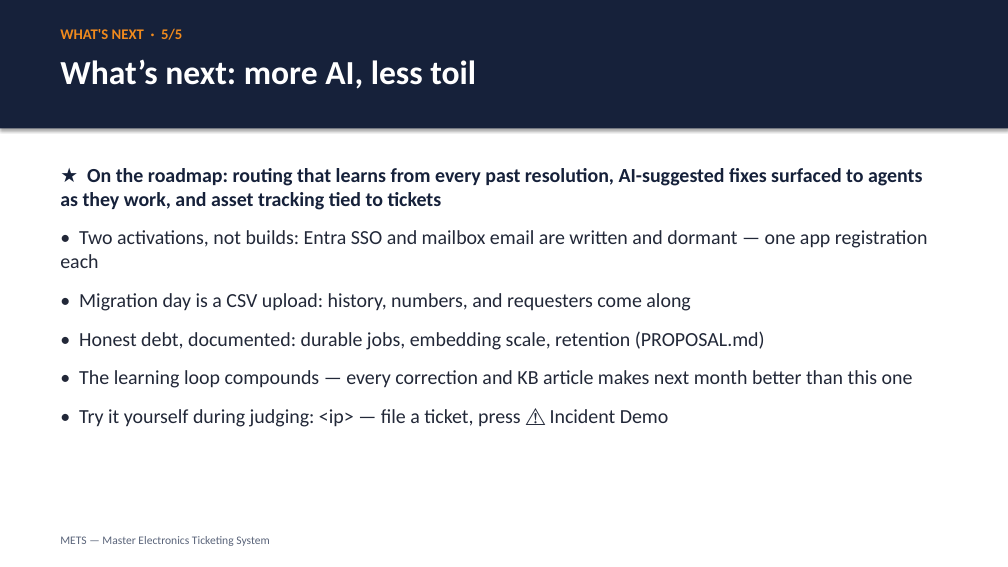
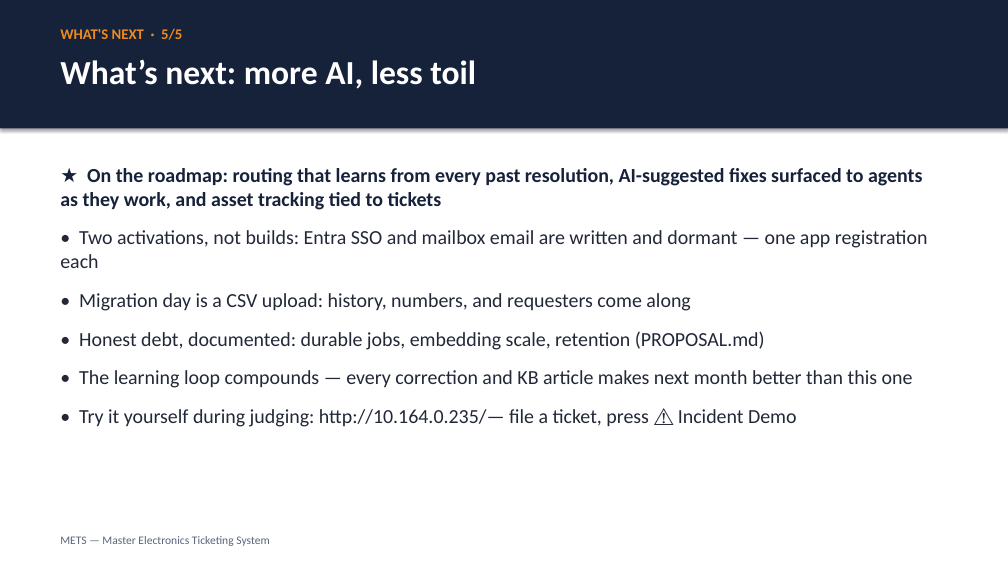
Before and after one commit to justin-rh/mets, a slide deck: slide 5 of docs/DECK.pptx. Drawn at 1008x567 pixels with LibreOffice and Linux fonts; fonts in the diff are those of the drawing. Boxes give left, top, right and bottom in pixels: in the first picture for what was removed or moved away, otherwise in the second. Text is boxed around its words. In the diff, an @@ line names an element or a change of style, - is before the commit and + after.

```diff
--- a/docs/DECK.pptx
+++ b/docs/DECK.pptx
@@ text at (79, 409, 797, 427): text changed @@
-• Try it yourself during judging: <ip> — file a ticket, press ⚠️ Incident Demo
+• Try it yourself during judging: http://10.164.0.235/— file a ticket, press ⚠️ Incident Demo
```
Also in this commit, not shown: 4 other slides changed, 1 other file.
